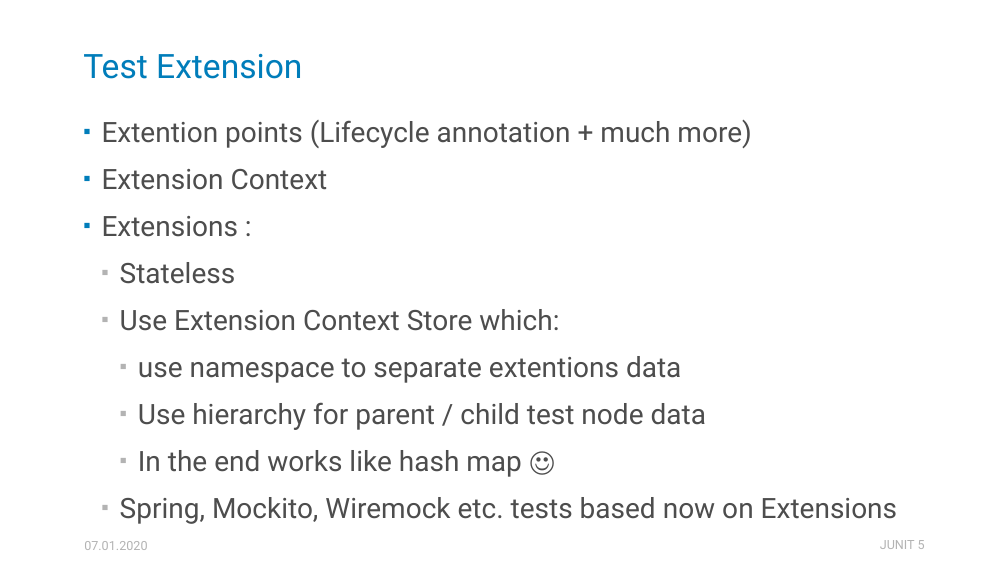
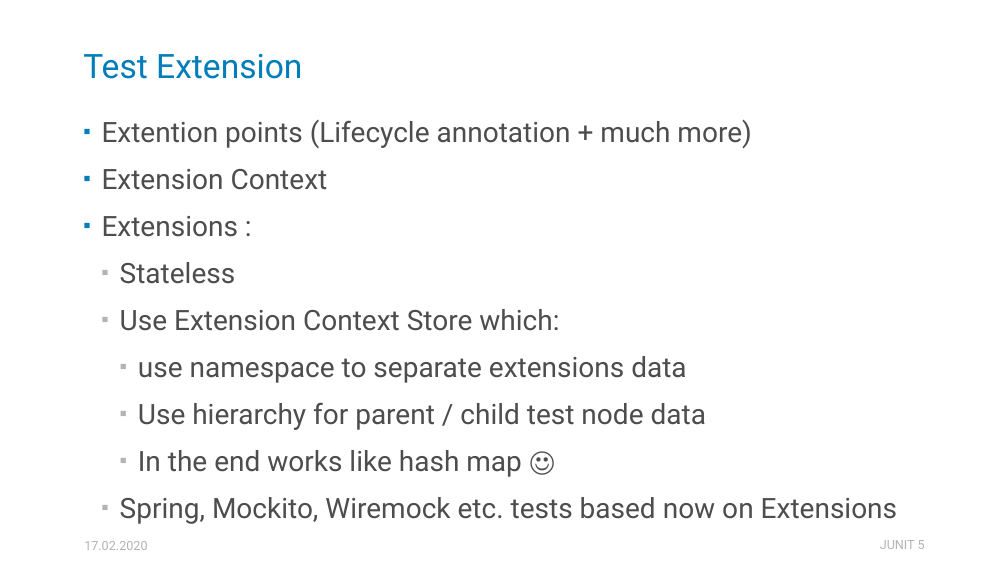
Before and after one commit to HellSpawn287/pf-presentations, a slide deck: slide 17 of ZJAVA/Junit5/Junit5 - ZJAVA.pptx. Drawn at 1008x567 pixels with LibreOffice and Linux fonts; fonts in the diff are those of the drawing. Boxes give left, top, right and bottom in pixels: in the first picture for what was removed or moved away, otherwise in the second. Text is boxed around its words. In the diff, an @@ line names an element or a change of style, - is before the commit and + after.

```diff
--- a/ZJAVA/Junit5/Junit5 - ZJAVA.pptx
+++ b/ZJAVA/Junit5/Junit5 - ZJAVA.pptx
@@ text at box(138, 356, 686, 383): text changed @@
-    ▪ use namespace to separate extentions data
+    ▪ use namespace to separate extensions data
@@ text at box(84, 541, 147, 550): text changed @@
-07.01.2020
+17.02.2020
```
Also in this commit, not shown: 17 other slides changed.
